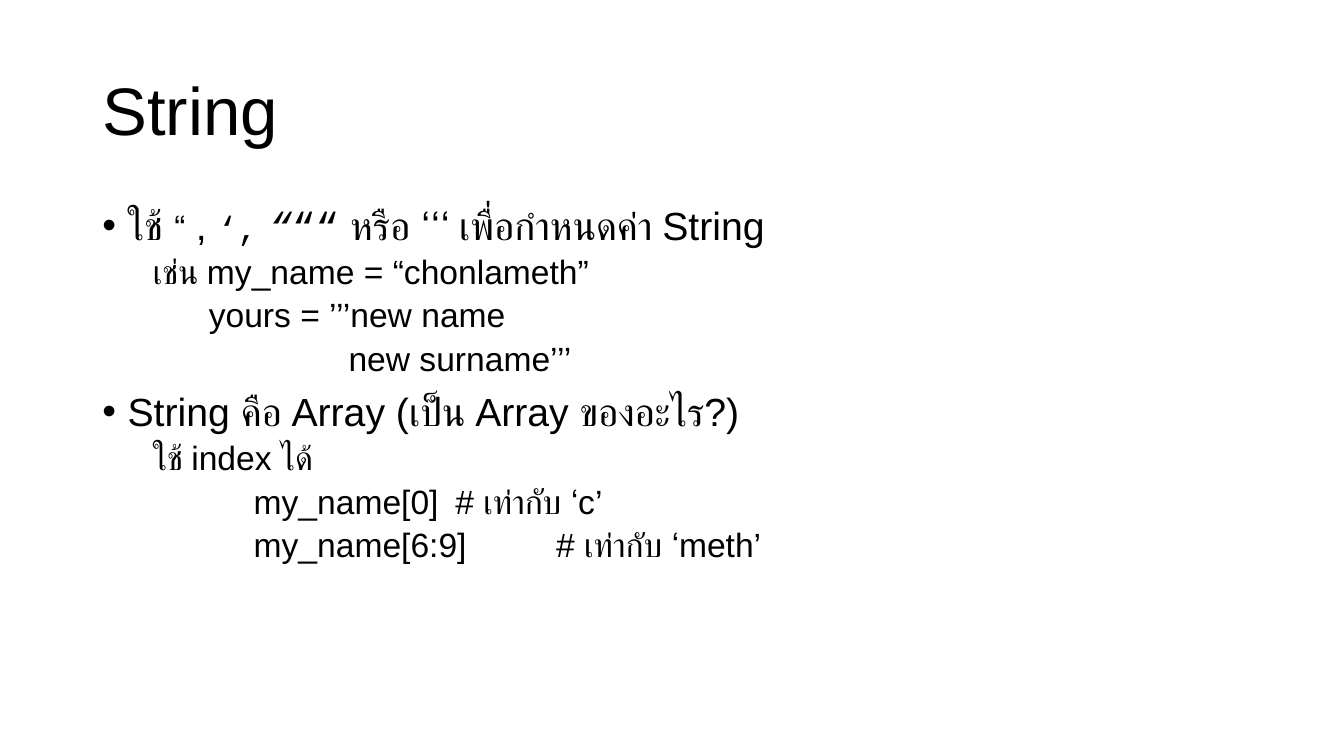
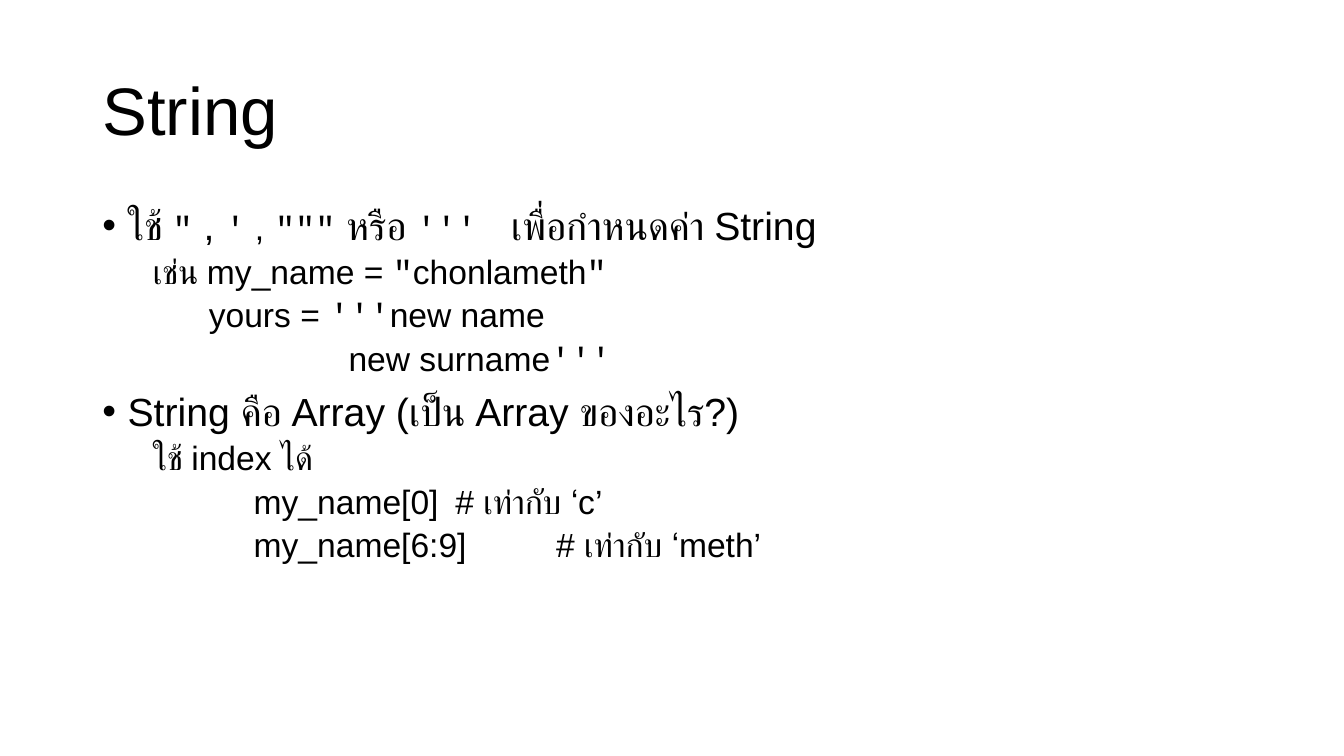
Before and after one commit to chonlameth/skeic-notebooks-221104, a slide deck: slide 3 of skeic-03-20221125-loop.pptx. Drawn at 1344x756 pixels with LibreOffice and Linux fonts; fonts in the diff are those of the drawing. Boxes give left, top, right and bottom in pixels: in the first picture for what was removed or moved away, otherwise in the second. Text is boxed around its words. In the diff, an @@ line names an element or a change of style, - is before the commit and + after.

```diff
--- a/skeic-03-20221125-loop.pptx
+++ b/skeic-03-20221125-loop.pptx
@@ text at <box>128,209,816,372</box>: text changed @@
-• ใช้ “ , ‘, “““ หรือ ‘‘‘ เพื่อกำหนดค่า String
-  เช่น my_name = “chonlameth”
-  yours = ’’’new name
-  new surname’’’
+• ใช้ " , ' , """ หรือ ''' เพื่อกำหนดค่า String
+  เช่น my_name = "chonlameth"
+  yours = '''new name
+  new surname'''
```
Also in this commit, not shown: 2 other slides changed, 1 other file.
